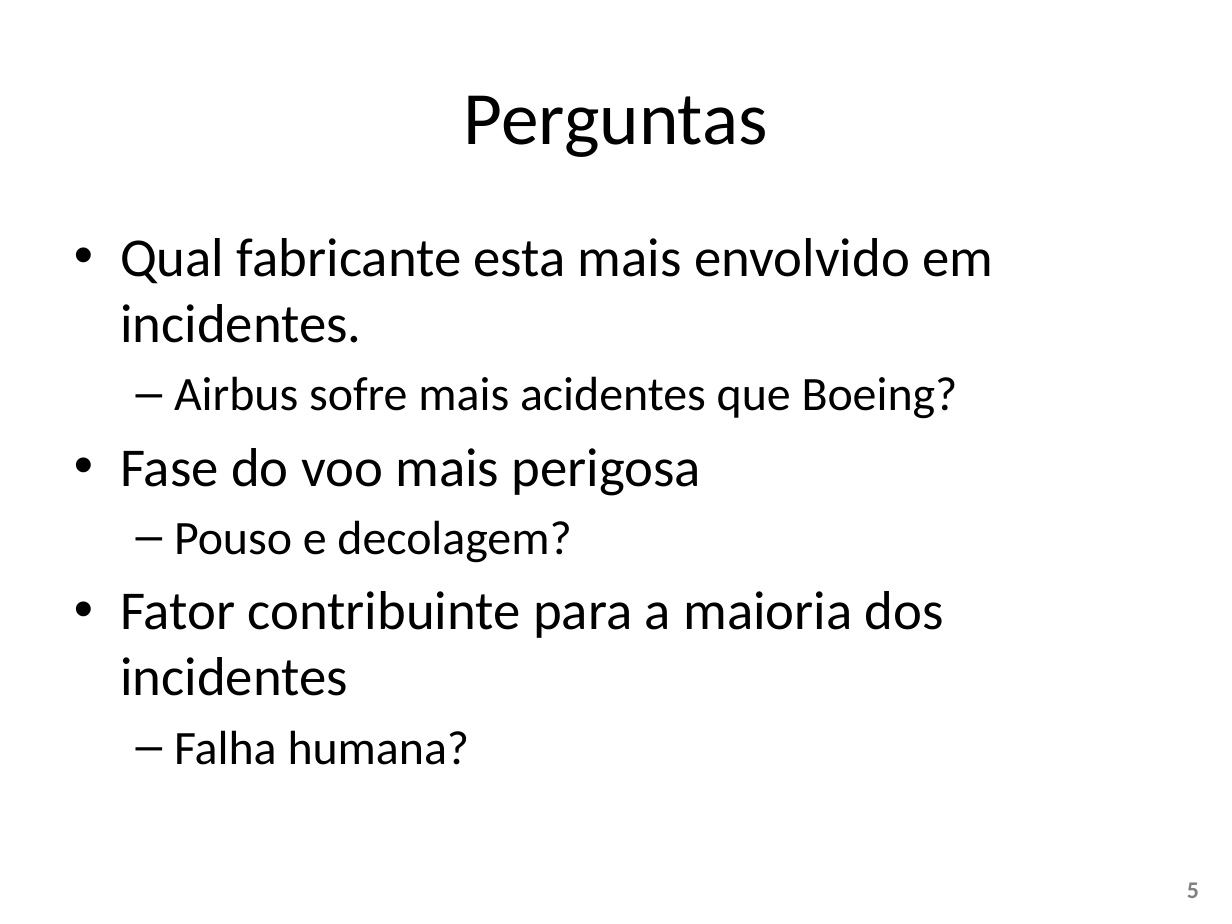
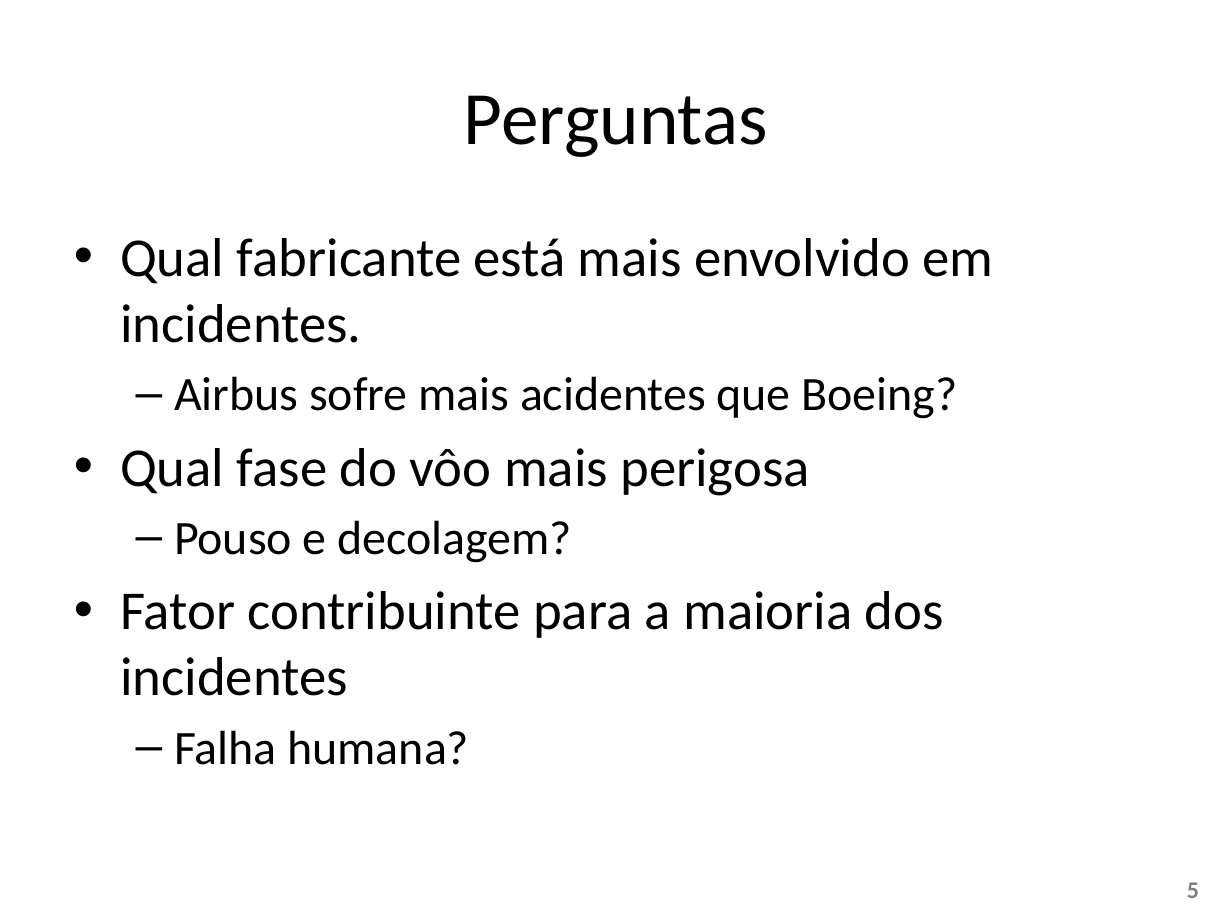
Before and after one commit to W3SS/ciencia-dados, a slide deck: slide 5 of apresentacao ciencia dados.pptx. Drawn at 1232x924 pixels with LibreOffice and Linux fonts; fonts in the diff are those of the drawing. Boxes give left, top, right and bottom in pixels: in the first picture for what was removed or moved away, otherwise in the second. Text is boxed around its words. In the diff, an @@ line names an element or a change of style, - is before the commit and + after.

```diff
--- a/apresentacao ciencia dados.pptx
+++ b/apresentacao ciencia dados.pptx
@@ text at (120, 238, 993, 343): text changed @@
-• Qual fabricante esta mais envolvido em incidentes.
+• Qual fabricante está mais envolvido em incidentes.
@@ text at (120, 448, 809, 496): text changed @@
-• Fase do voo mais perigosa
+• Qual fase do vôo mais perigosa
```
Also in this commit, not shown: 5 other slides changed.
